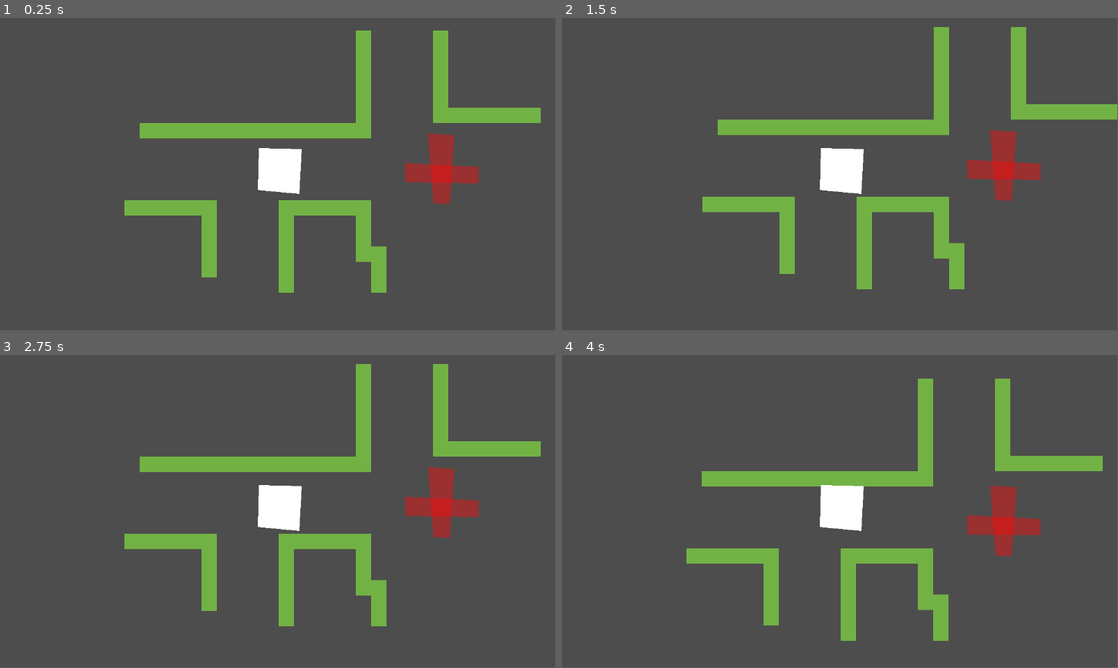
Above: before the commit, frames 1-4 (two rows, left to right).
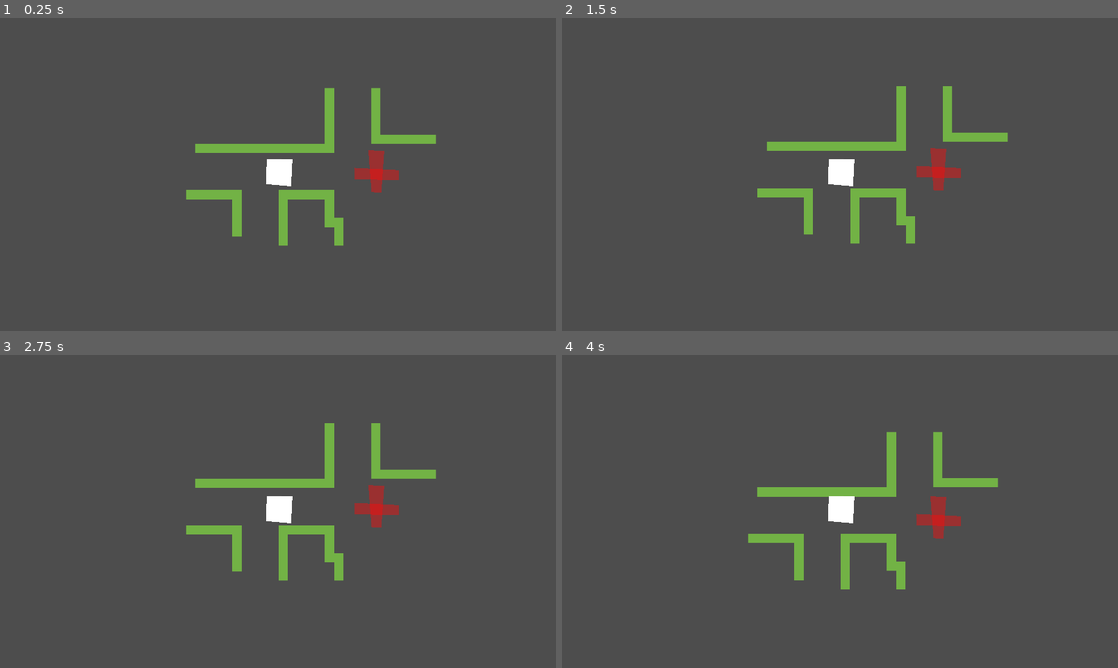
Above: after the commit, the same moments.

Repository: NamespaceV/symbiont-1
Game: Godot game, scene res://main.tscn
The game is run twice, just before and just after one commit, with the same random seed, the same clock (stepped at 60 frames per second) and the same inputs.
Inputs:
- Up to frame 1 (0.25 s): no input
- Up to frame 2 (1.5 s): tap Enter at 0.5 s; tap S (p1_d) at 0.6 s; tap Space at 1.25 s; tap A (p1_l) at 1.35 s
- Up to frame 3 (2.75 s): tap Enter at 2 s; tap D (p1_r) at 2.1 s
- Up to frame 4 (4 s): tap Space at 2.75 s; tap W (p1_u) at 2.85 s; tap Enter at 3.5 s; tap K (p2_d) at 3.6 s
In our replay, the window is 799x449 before the commit and 800x450 after it. These sizes can differ from the game's own. Grey fills any space a smaller window leaves; there, only what the larger window draws over its background counts as a difference.

The runs differ from the first frame. In frame 1, 13% of the frame differs, in the area x 22-98%, y 4-88%; in frame 2, 13%; in frame 3, 13%, in the area x 22-98%, y 2-87%; in frame 4, 13%.

Commit message:
viewport

Diff:
--- a/project.godot
+++ b/project.godot
@@ -18,6 +18,14 @@
 [autoload]
 
 G="*res://g.gd"
+
+[display]
+
+window/size/viewport_width=1920
+window/size/viewport_height=1080
+window/size/window_width_override=960
+window/size/window_height_override=540
+window/stretch/mode="viewport"
 
 [input]
 
